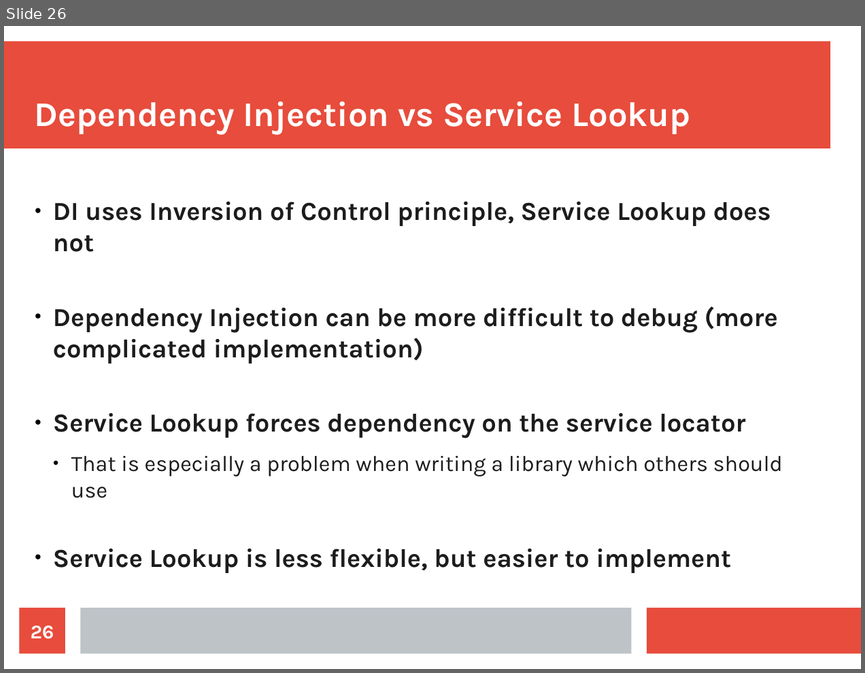
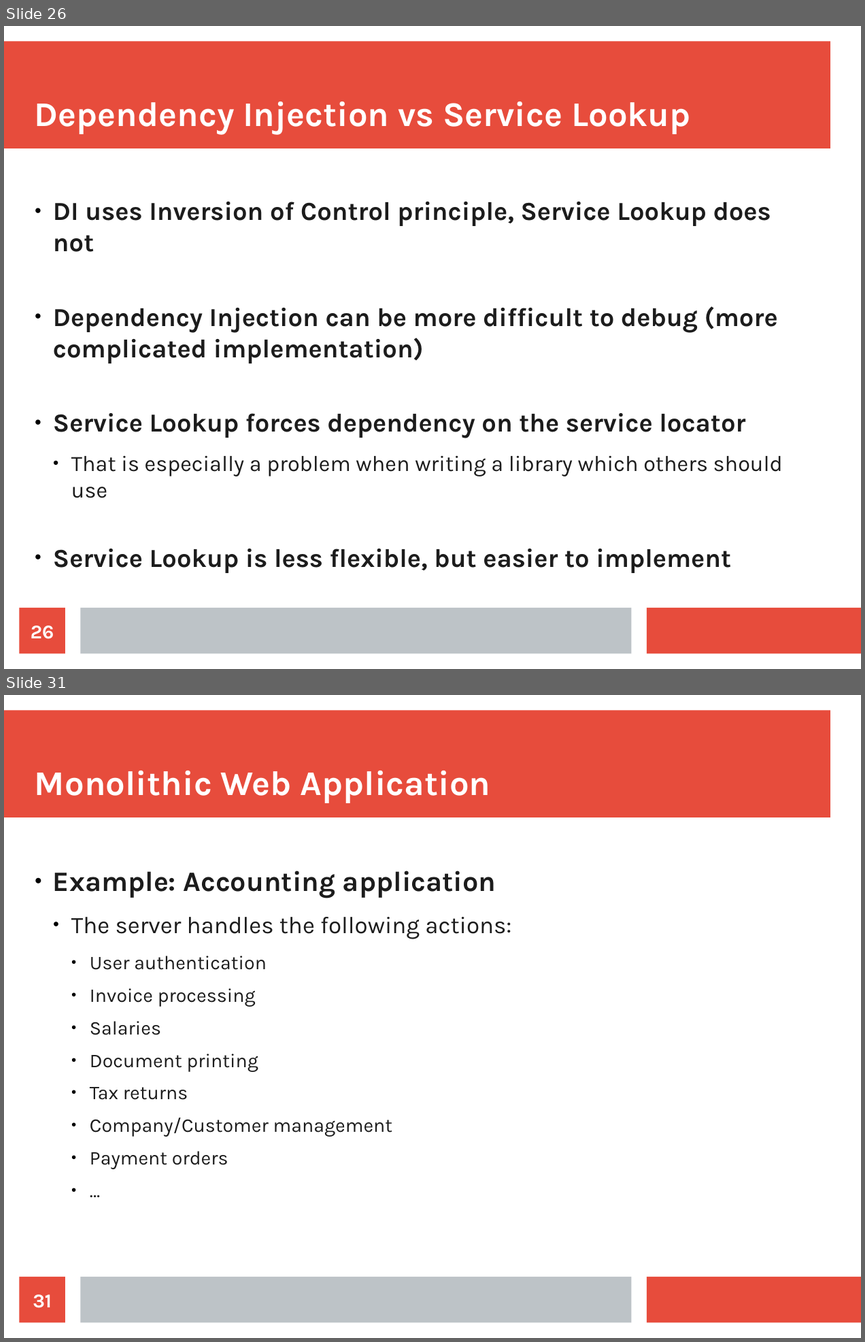
Before and after one commit to maxotta/pia-labs, a slide deck: lectures/architecture/architecture.odp. Shown one above the other, each under a label of ours: slide 26 before the commit, slides 26 and 31 after it; the slides between them are not shown. The pictures are 865x673 and 865x1342 pixels, drawn with LibreOffice and Linux fonts; fonts in the diff are those of the drawing. Boxes give left, top, right and bottom in pixels: in the first picture for what was removed or moved away, otherwise in the second. Text is boxed around its words. In the diff, an @@ line names an element or a change of style, - is before the commit and + after.

```diff
--- a/lectures/architecture/architecture.odp
+++ b/lectures/architecture/architecture.odp
@@ slide 31 added at <box>4,695,861,1338</box>, background #FFFFFF; not listed: 3 template elements that a slide beside it also shows @@
@@ title added at <box>35,770,491,803</box>, 32 pt, text #FFFFFF, bold @@
+Monolithic Web Application
@@ text added at <box>53,870,511,1169</box>, 18 pt, text #1C1C1C @@
+● Example: Accounting application
+  ● The server handles the following actions:
+    ● User authentication
+    ● Invoice processing
+    ● Salaries
+    ● Document printing
+    ● Tax returns
+    ● Company/Customer management
+    ● Payment orders
+    ● …
@@ page number added at <box>20,1276,65,1323</box>, fill #E74C3C, 18 pt, text #FFFFFF, bold @@
+31
```
Also in this commit, not shown: 4 slides changed, 50 other slides added, 10 slides removed, 6 other files.
